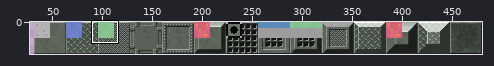
Two states of a sprite sheet, assets/tiles.png. Above, an overview of the earlier version with the close-up marked.
Close-up. Before:
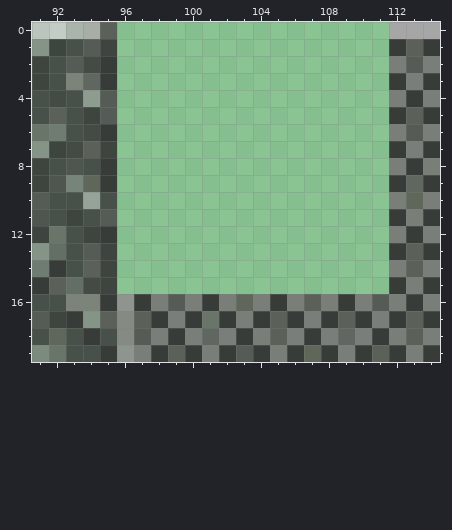
The file is 480x32 pixels. Colours within 5 levels of each other are drawn and written as one. Shown: x 91..114, y 0..19. The wide view leaves out empty margins. The commit also changed other parts of the picture, which this record leaves out.
The result:
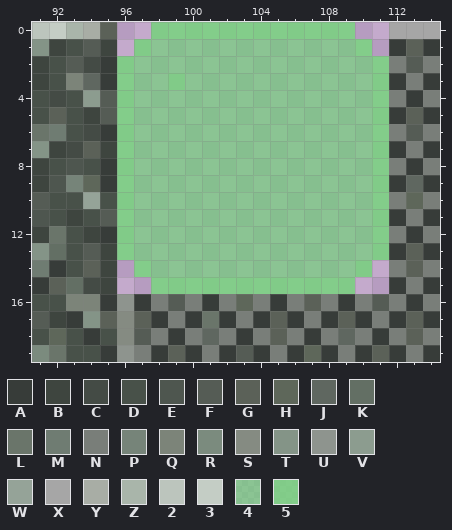
Palette (. is transparent): A #373c39  B #3e453f  C #444b45  D #485149  E #4e564f  F #555c55  G #5b6158  H #5e675a  J #5f6760  K #636f64  L #6a756a  M #6f7c72  N #797e79  P #768479  Q #7c8479  R #7b8b7e  S #858b82  T #849487  U #8e948e  V #8c9c8f  W #95a398  X #a6a6a6  Y #a8ada5  Z #a9b5aa  2 #bcc5bd  3 #c4cdc5  4 #6bd373a3  5 #79d280de
From old to new:
{"y":0,"x":96,"old":"4444444444444444","new":"..555555555555.."}
{"y":1,"x":96,"old":"44","new":".5"}
{"y":1,"x":110,"old":"44","new":"5."}
{"y":2,"x":96,"old":"4","new":"5"}
{"y":2,"x":111,"old":"4","new":"5"}
{"y":3,"x":96,"old":"4","new":"5"}
{"y":3,"x":99,"old":"4","new":"5"}
{"y":3,"x":111,"old":"4","new":"5"}
{"y":4,"x":96,"old":"4","new":"5"}
{"y":4,"x":111,"old":"4","new":"5"}
{"y":5,"x":96,"old":"4","new":"5"}
{"y":5,"x":111,"old":"4","new":"5"}
{"y":6,"x":96,"old":"4","new":"5"}
{"y":6,"x":111,"old":"4","new":"5"}
{"y":7,"x":96,"old":"4","new":"5"}
{"y":7,"x":111,"old":"4","new":"5"}
{"y":8,"x":96,"old":"4","new":"5"}
{"y":8,"x":111,"old":"4","new":"5"}
{"y":9,"x":96,"old":"4","new":"5"}
{"y":9,"x":111,"old":"4","new":"5"}
{"y":10,"x":96,"old":"4","new":"5"}
{"y":10,"x":111,"old":"4","new":"5"}
{"y":11,"x":96,"old":"4","new":"5"}
{"y":11,"x":111,"old":"4","new":"5"}
{"y":12,"x":96,"old":"4","new":"5"}
{"y":12,"x":111,"old":"4","new":"5"}
{"y":13,"x":96,"old":"4","new":"5"}
{"y":13,"x":111,"old":"4","new":"5"}
{"y":14,"x":96,"old":"44","new":".5"}
{"y":14,"x":110,"old":"44","new":"5."}
{"y":15,"x":96,"old":"4444444444444444","new":"..555555555555.."}
